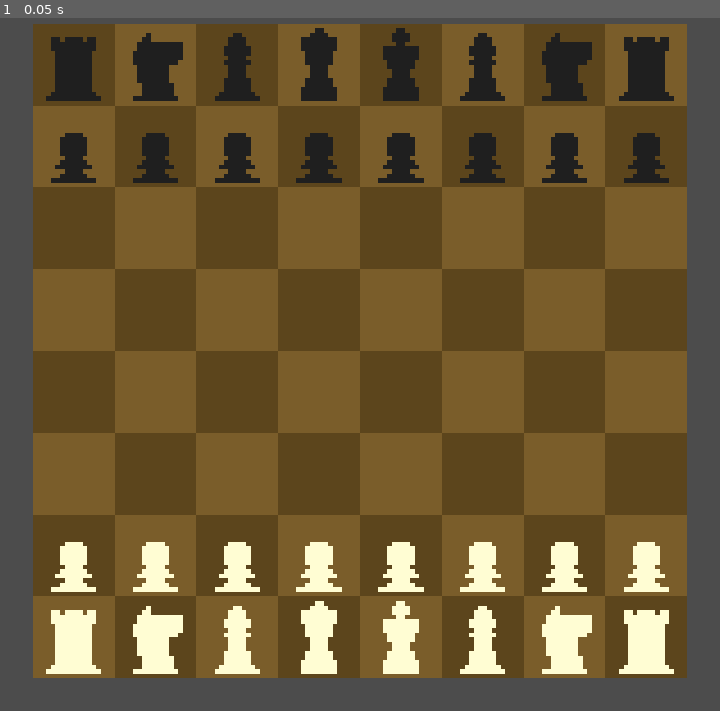
Above: before the commit, frame 1.
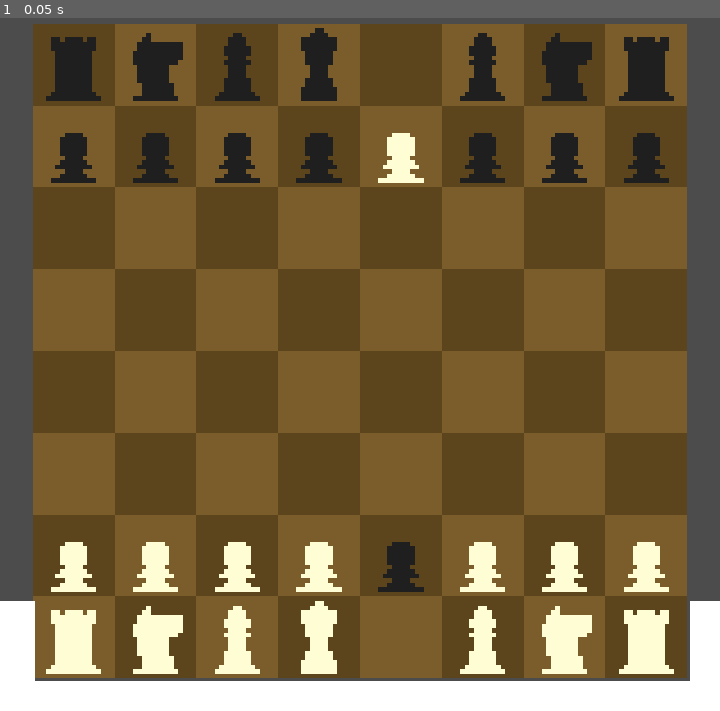
Above: after the commit, the same moment.

Repository: dranik544/chess-consisting-of-modules
Game: Godot game, scene res://scenes/main.tscn
Two runs of this game, one before a commit and one after it. Both use one fixed random seed, a clock stepped at 60 frames per second and the inputs below.
Inputs:
- Up to frame 1 (0.05 s): no input

The runs differ from the first frame. In frame 1, 6.7% of the frame differs, in the area x 0-100%, y 1-100%.

Commit message:
перемещение фигур

Diff:
--- a/project.godot
+++ b/project.godot
@@ -18,6 +18,7 @@
 
 window/size/width=720
 window/size/height=720
+window/handheld/orientation="portrait"
 window/stretch/mode="2d"
 window/stretch/aspect="expand"
 
--- a/scenes/board.tscn
+++ b/scenes/board.tscn
@@ -15,6 +15,7 @@
 position = Vector2( -72, 72 )
 
 [node name="turn" type="Sprite" parent="."]
+scale = Vector2( 1.1, 1.1 )
 
 [node name="load pieces" type="Node" parent="."]
 
--- a/scenes/chess.gd
+++ b/scenes/chess.gd
@@ -2,6 +2,27 @@
 
 const BOARD_SIZE: int = 8
 const CELL_WIDTH: int = 18
+
+const WHITE_BISHOP: StreamTexture = preload("res://sprites/white_bishop.png")
+const WHITE_KING: StreamTexture =   preload("res://sprites/white_king.png")
+const WHITE_KNIGHT: StreamTexture = preload("res://sprites/white_knight.png")
+const WHITE_PAWN: StreamTexture =   preload("res://sprites/white_pawn.png")
+const WHITE_QUEEN: StreamTexture =  preload("res://sprites/white_queen.png")
+const WHITE_ROOK: StreamTexture =   preload("res://sprites/white_rook.png")
+const BLACK_BISHOP: StreamTexture = preload("res://sprites/black_bishop.png")
+const BLACK_KING: StreamTexture =   preload("res://sprites/black_king.png")
+const BLACK_KNIGHT: StreamTexture = preload("res://sprites/black_knight.png")
+const BLACK_PAWN: StreamTexture =   preload("res://sprites/black_pawn.png")
+const BLACK_QUEEN: StreamTexture =  preload("res://sprites/black_queen.png")
+const BLACK_ROOK: StreamTexture =   preload("res://sprites/black_rook.png")
+
+const WHITE_TURN: StreamTexture = preload("res://sprites/turn-white.png")
+const BLACK_TURN: StreamTexture = preload("res://sprites/turn-black.png")
+const PIECE_MOVE_DOT: StreamTexture = preload("res://sprites/Piece_move.png")
+
+onready var pieces: Node2D = $pieces
+onready var dots: Node2D = $dots
+onready var turn: Sprite = $turn
 
 # pieces index
 # 6 = white king
@@ -18,36 +39,15 @@
 # -2 = black knight
 # -1 = black pawn
 
-const WHITE_BISHOP: StreamTexture = preload("res://sprites/white_bishop.png")
-const WHITE_KING: StreamTexture =   preload("res://sprites/white_king.png")
-const WHITE_KNIGHT: StreamTexture = preload("res://sprites/white_knight.png")
-const WHITE_PAWN: StreamTexture =   preload("res://sprites/white_pawn.png")
-const WHITE_QUEEN: StreamTexture =  preload("res://sprites/white_queen.png")
-const WHITE_ROOK: StreamTexture =   preload("res://sprites/white_rook.png")
-const BLACK_BISHOP: StreamTexture = preload("res://sprites/black_bishop.png")
-const BLACK_KING: StreamTexture =   preload("res://sprites/black_king.png")
-const BLACK_KNIGHT: StreamTexture = preload("res://sprites/black_knight.png")
-const BLACK_PAWN: StreamTexture =   preload("res://sprites/black_pawn.png")
-const BLACK_QUEEN: StreamTexture =  preload("res://sprites/black_queen.png")
-const BLACK_ROOK: StreamTexture =   preload("res://sprites/black_rook.png")
-
-const WHITE_TURN: StreamTexture = preload("res://sprites/turn-white.png")
-const BLACK_TURN: StreamTexture = preload("res://sprites/turn-black.png")
-const PIECE_MOVE_DOT: StreamTexture = preload("res://sprites/Piece_move.png")
-
-onready var pieces: Node2D = $pieces
-onready var dots: Node2D = $dots
-onready var turn: Sprite = $turn
-
 var board: Array = [
-	[ 4,  2,  3,  5,  6,  3,  2,  4],
-	[ 1,  1,  1,  1,  1,  1,  1,  1],
-	[ 0,  0,  0,  0,  0,  0,  0,  0],
-	[ 0,  0,  0,  0,  0,  0,  0,  0],
-	[ 0,  0,  0,  0,  0,  0,  0,  0],
-	[ 0,  0,  0,  0,  0,  0,  0,  0],
-	[-1, -1, -1, -1, -1, -1, -1, -1],
-	[-4, -2, -3, -5, -6, -3, -2, -4],
+	[ 4,  2,  3,  5,  0,  3,  2,  4],
+	[ 1,  1,  1,  1, -1,  1,  1,  1],
+	[ 0,  0,  0,  0,  0,  0,  0,  0],
+	[ 0,  0,  0,  0,  0,  0,  0,  0],
+	[ 0,  0,  0,  0,  0,  0,  0,  0],
+	[ 0,  0,  0,  0,  0,  0,  0,  0],
+	[-1, -1, -1, -1,  1, -1, -1, -1],
+	[-4, -2, -3, -5,  0, -3, -2, -4],
 ]
 var whiteTurn: bool = true
 var state: bool
@@ -73,6 +73,8 @@
 			selectedPiece = Vector2(pos.y, pos.x)
 			_show_options()
 			state = true
+		elif state:
+			_set_move(Vector2(pos.y, pos.x))
 
 func _is_mouse_out():
 	if (
@@ -88,6 +90,8 @@
 	): return true
 
 func _display_board():
+	_clear_board()
+
 	for iY in BOARD_SIZE:
 		for iX in BOARD_SIZE:
 			var textureHolder: Sprite = Sprite.new()
@@ -108,7 +112,41 @@
 				-2: textureHolder.texture = BLACK_KNIGHT
 				-1: textureHolder.texture = BLACK_PAWN
 
-				_: textureHolder.texture = null
+				_: textureHolder.queue_free()
+
+	if whiteTurn: turn.texture = WHITE_TURN
+	else:         turn.texture = BLACK_TURN
+
+func _clear_board():
+	for i in pieces.get_children():
+		i.queue_free()
+
+func _clear_dots():
+	for i in dots.get_children():
+		i.queue_free()
+
+func _set_move(pos: Vector2):
+	for i in moves:
+		if i.x == pos.x && i.y == pos.y:
+			board[pos.x][pos.y] = board[selectedPiece.x][selectedPiece.y]
+			match board[selectedPiece.x][selectedPiece.y]:
+				1:
+					if i.x == 7: _change_piece(pos, 5)
+				-1:
+					if i.x == 0: _change_piece(pos, -5)
+			board[selectedPiece.x][selectedPiece.y] = 0
+			whiteTurn = not whiteTurn
+			state = false
+
+			_display_board()
+
+			break
+
+	_clear_dots()
+	state = false
+
+func _change_piece(pos: Vector2, piece: int):
+	board[pos.x][pos.y] = piece
 
 func _show_options():
 	moves = _get_moves()
@@ -118,6 +156,8 @@
 	_show_dots()
 
 func _show_dots():
+	_clear_dots()
+
 	for i in moves:
 		var textureHolder: Sprite = Sprite.new()
 		dots.add_child(textureHolder)
